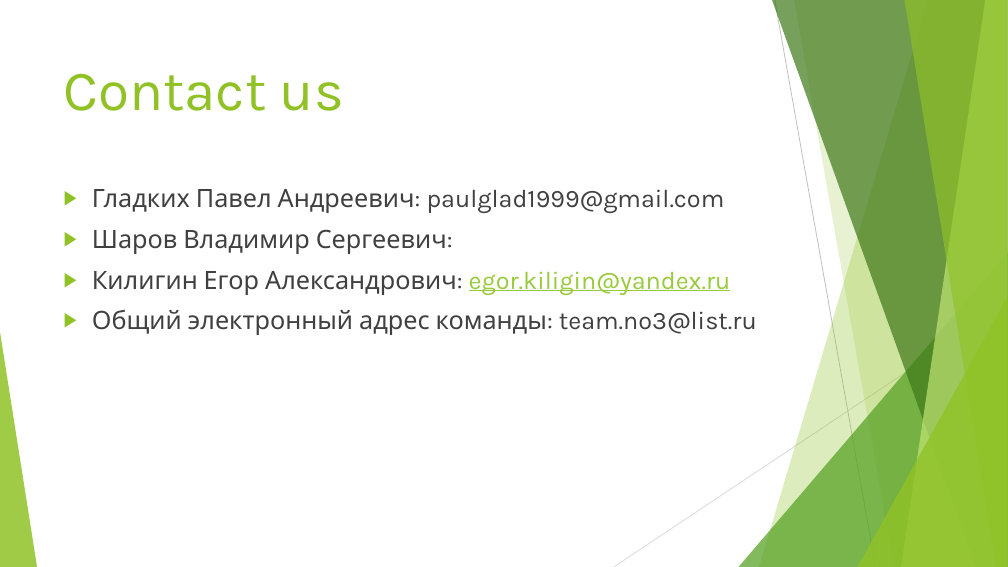
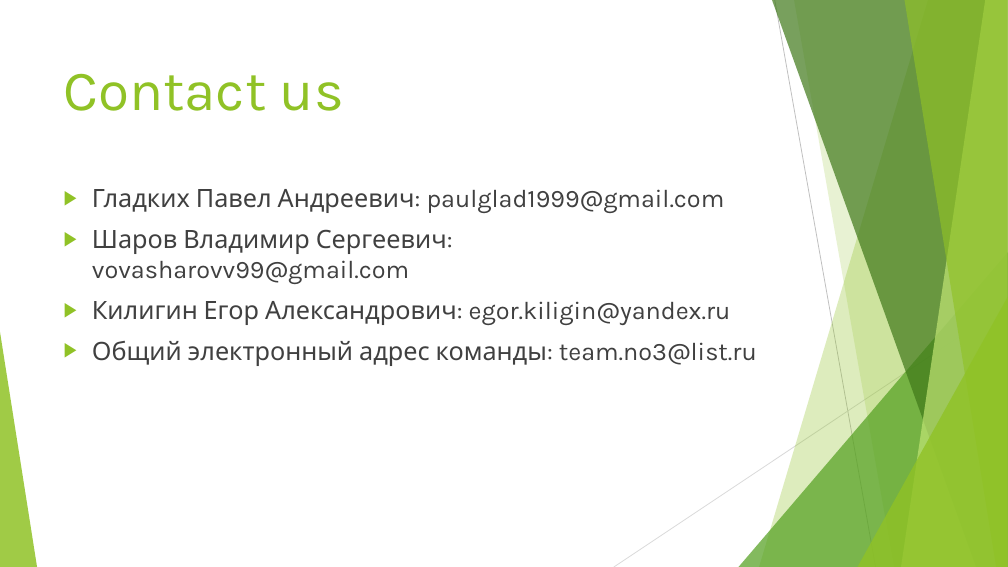
Before and after one commit to TeamNo3/OnlineWallet, a slide deck: slide 9 of Презентация.pptx. Drawn at 1008x567 pixels with LibreOffice and Linux fonts; fonts in the diff are those of the drawing. Boxes give left, top, right and bottom in pixels: in the first picture for what was removed or moved away, otherwise in the second. Text is boxed around its words. In the diff, an @@ line names an element or a change of style, - is before the commit and + after.

```diff
--- a/Презентация.pptx
+++ b/Презентация.pptx
@@ text at (92,229,447,284): text changed @@
-▶ Шаров Владимир Сергеевич:
+▶ Шаров Владимир Сергеевич: vovasharovv99@gmail.com
@@ text at (92,301,731,325): text colour #99CA3C to #404040, underline off in "egor.kiligin@yandex.ru" @@
```
Also in this commit, not shown: 1 other file.
